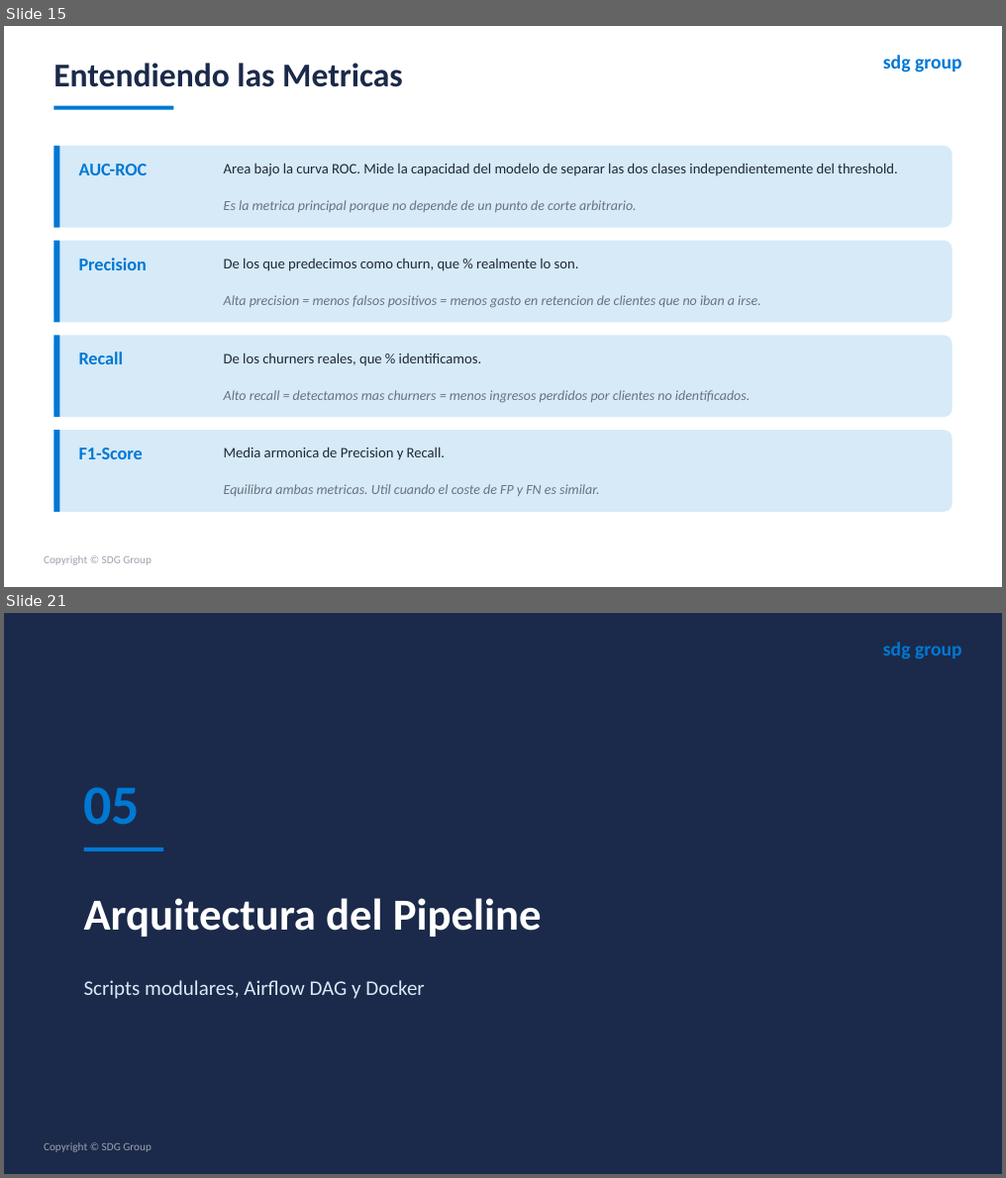
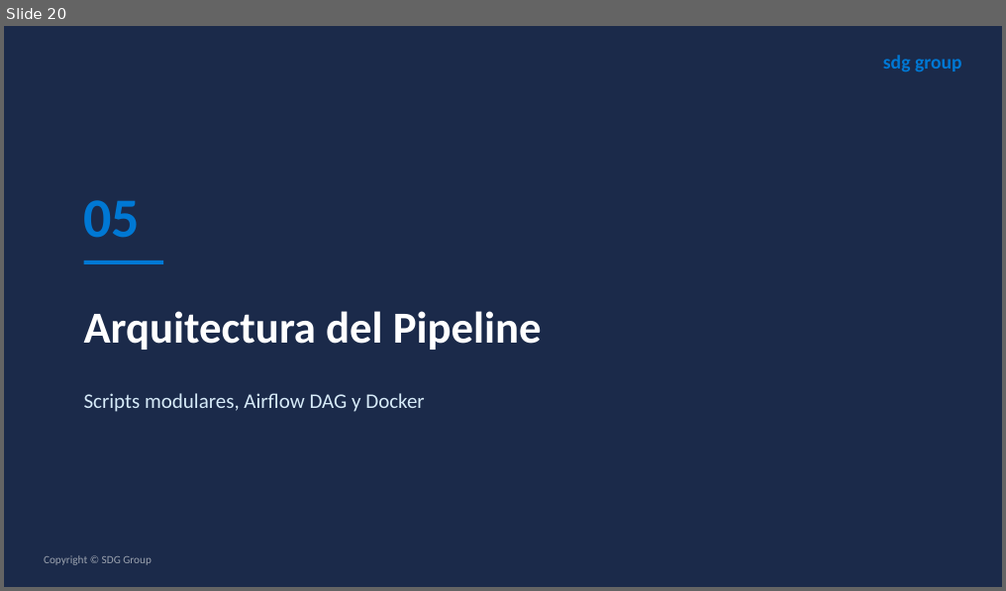
Before and after one commit to TomasUrban0/AI_Test_SDG, a slide deck: Presentacion_Churn_SDG.pptx. Shown one above the other, each under a label of ours: slides 15 and 21 before the commit, slide 20 after it; the slides between them are not shown. The pictures are 1006x1178 and 1006x591 pixels, drawn with LibreOffice and Linux fonts; fonts in the diff are those of the drawing. Boxes give left, top, right and bottom in pixels: in the first picture for what was removed or moved away, otherwise in the second. Text is boxed around its words. In the diff, an @@ line names an element or a change of style, - is before the commit and + after.

```diff
--- a/Presentacion_Churn_SDG.pptx
+++ b/Presentacion_Churn_SDG.pptx
@@ slide 15 removed at box(4, 26, 1002, 587), background #FFFFFF @@
@@ text removed at box(883, 55, 962, 73) @@
-sdg group
@@ text removed at box(54, 63, 403, 87) @@
-Entendiendo las Metricas
@@ rectangle removed at box(54, 106, 173, 110) @@
@@ rounded rectangle removed at box(54, 146, 952, 228) @@
@@ rectangle removed at box(54, 146, 59, 228) @@
@@ text removed at box(79, 164, 148, 175) @@
-AUC-ROC
@@ text removed at box(224, 164, 898, 176) @@
-Area bajo la curva ROC. Mide la capacidad del modelo de separar las dos clases independientemente del threshold.
@@ text removed at box(224, 200, 637, 212) @@
-Es la metrica principal porque no depende de un punto de corte arbitrario.
@@ rounded rectangle removed at box(54, 241, 952, 322) @@
@@ rectangle removed at box(54, 241, 59, 322) @@
@@ text removed at box(79, 258, 147, 271) @@
-Precision
@@ text removed at box(224, 259, 579, 272) @@
-De los que predecimos como churn, que % realmente lo son.
@@ text removed at box(224, 295, 761, 308) @@
-Alta precision = menos falsos positivos = menos gasto en retencion de clientes que no iban a irse.
@@ rounded rectangle removed at box(54, 335, 952, 417) @@
@@ rectangle removed at box(54, 335, 59, 417) @@
@@ text removed at box(79, 352, 123, 365) @@
-Recall
@@ text removed at box(224, 354, 481, 367) @@
-De los churners reales, que % identificamos.
@@ text removed at box(224, 390, 749, 403) @@
-Alto recall = detectamos mas churners = menos ingresos perdidos por clientes no identificados.
@@ rounded rectangle removed at box(54, 430, 952, 512) @@
@@ rectangle removed at box(54, 430, 59, 512) @@
@@ text removed at box(79, 448, 143, 460) @@
-F1-Score
@@ text removed at box(224, 448, 445, 461) @@
-Media armonica de Precision y Recall.
@@ text removed at box(224, 484, 599, 496) @@
-Equilibra ambas metricas. Util cuando el coste de FP y FN es similar.
@@ text removed at box(44, 556, 152, 566) @@
-Copyright © SDG Group
@@ what was slide 21 is now slide 20 @@
```
Also in this commit, not shown: 24 slides changed, 1 other file.
